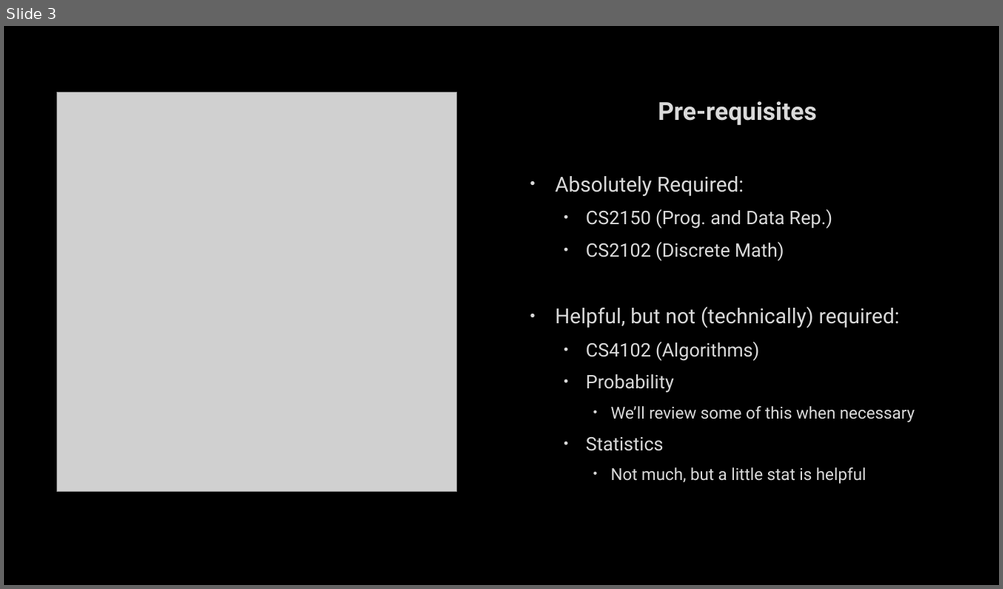
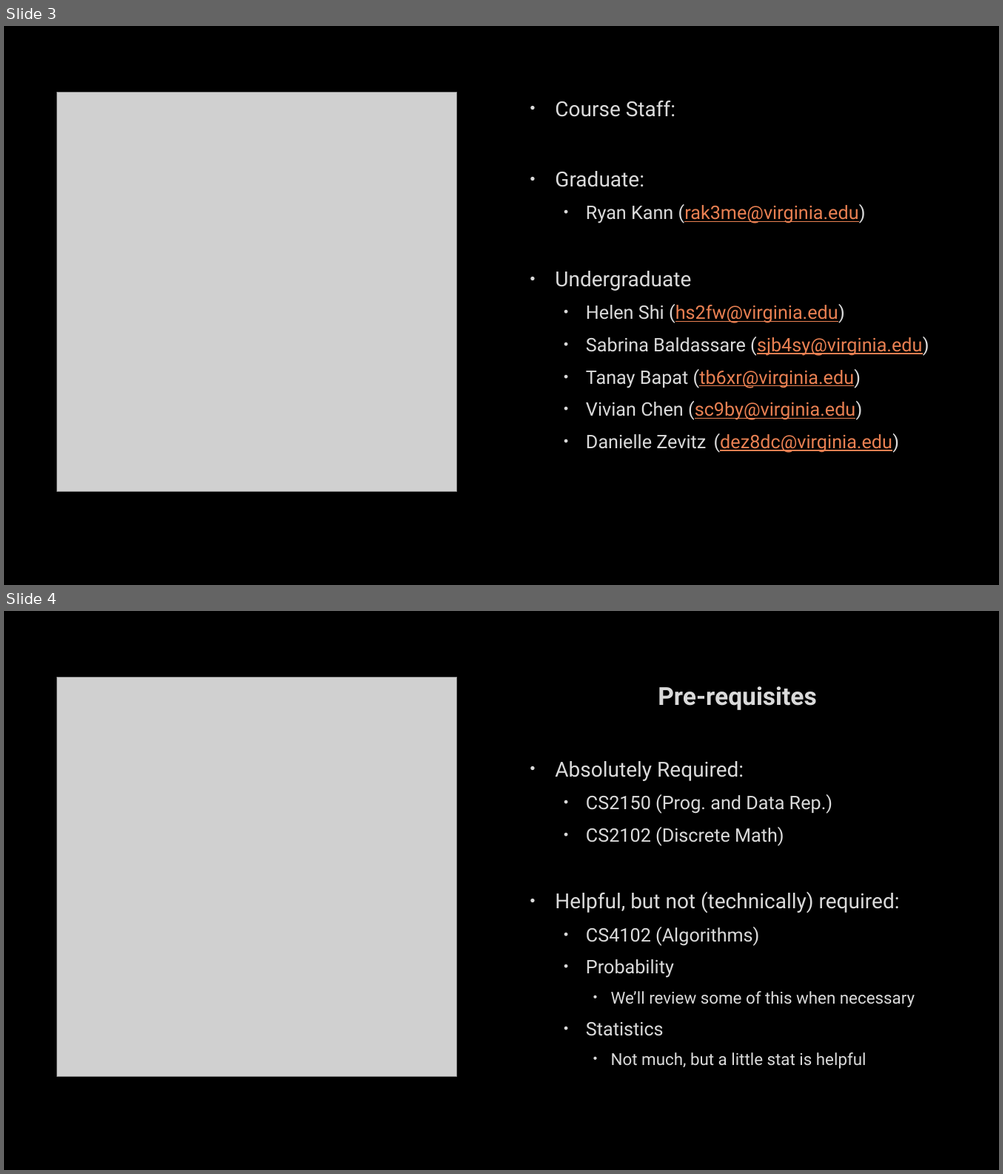
Before and after one commit to markfloryan/AI, a slide deck: slides/01-CourseIntroduction.pptx. Shown one above the other, each under a label of ours: slide 3 before the commit, slides 3 and 4 after it. The pictures are 1003x589 and 1003x1174 pixels, drawn with LibreOffice and Linux fonts; fonts in the diff are those of the drawing; grey boxes stand for pictures; background and template pictures are left out. Boxes give left, top, right and bottom in pixels: in the first picture for what was removed or moved away, otherwise in the second. Text is boxed around its words. In the diff, an @@ line names an element or a change of style, - is before the commit and + after.

Commit message:
new course intro, no pdf of first slide deck.

```diff
--- a/slides/01-CourseIntroduction.pptx
+++ b/slides/01-CourseIntroduction.pptx
@@ slide 3 added at (4, 26, 999, 585), background picture (left out) @@
@@ picture added at (57, 92, 457, 491) @@
@@ text added at (555, 100, 928, 453), 18 pt, text #DADADA @@
+• Course Staff:
+• Graduate:
+  • Ryan Kann (rak3me@virginia.edu)
+• Undergraduate
+  • Helen Shi (hs2fw@virginia.edu)
+  • Sabrina Baldassare (sjb4sy@virginia.edu)
+  • Tanay Bapat (tb6xr@virginia.edu)
+  • Vivian Chen (sc9by@virginia.edu)
+  • Danielle Zevitz (dez8dc@virginia.edu)
@@ what was slide 3 is now slide 4 @@
```
Also in this commit, not shown: 7 slides changed, 3 other slides added, 3 slides removed, 11 other files.
